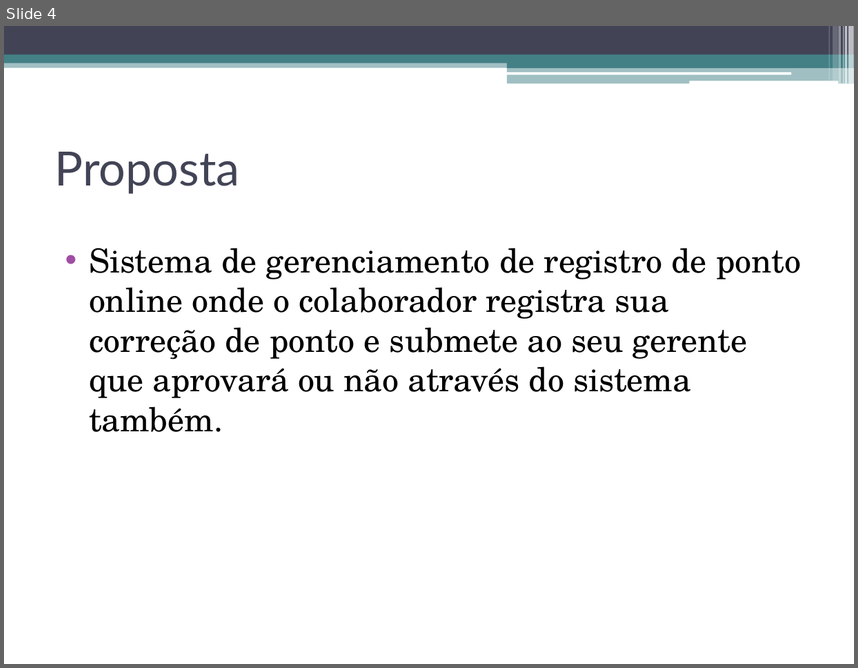
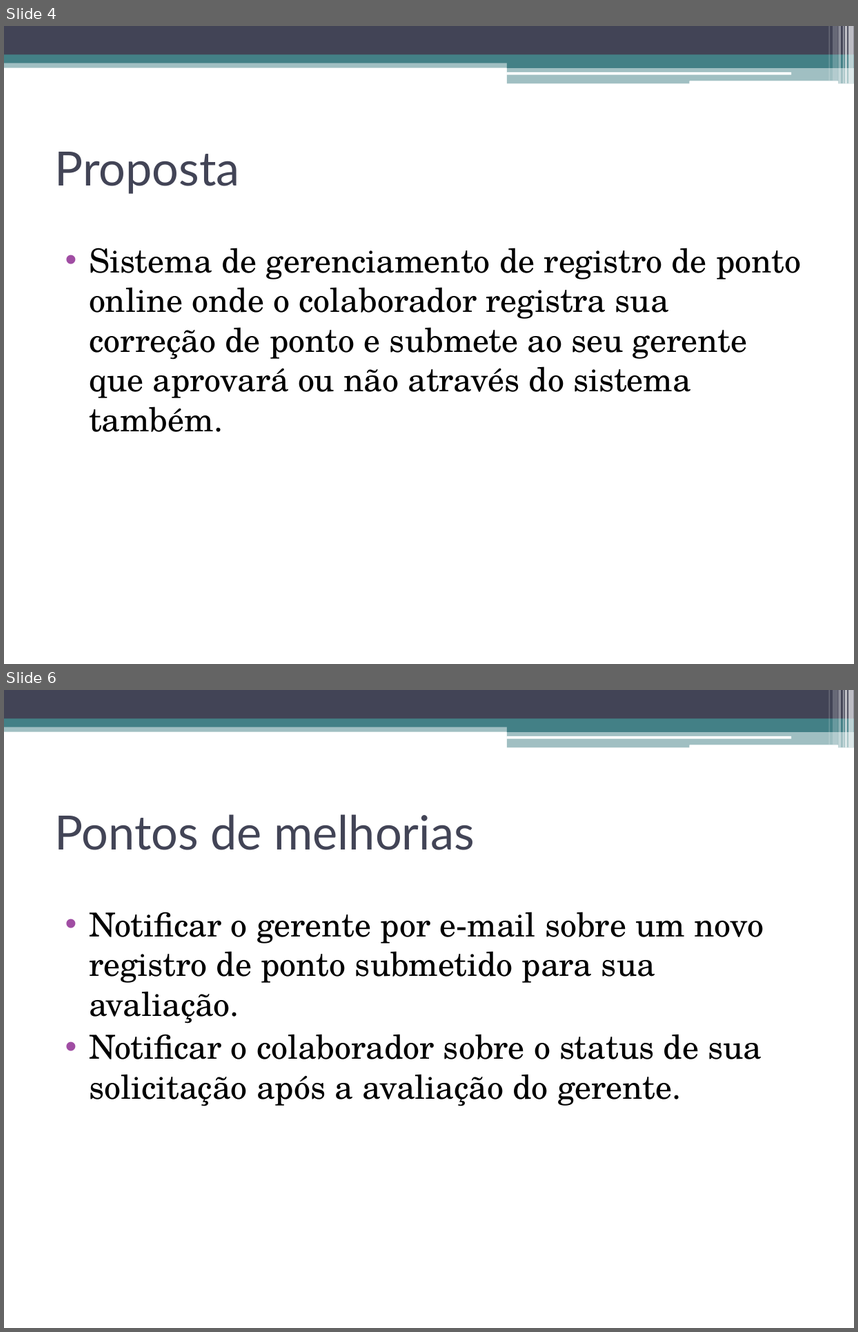
Before and after one commit to thiagofc/RubyOnRails, a slide deck: hours_colaborator/Hours Collaborator.pptx. Shown one above the other, each under a label of ours: slide 4 before the commit, slides 4 and 6 after it; the slides between them are not shown. The pictures are 858x668 and 858x1332 pixels, drawn with LibreOffice and Linux fonts; fonts in the diff are those of the drawing. Boxes give left, top, right and bottom in pixels: in the first picture for what was removed or moved away, otherwise in the second. Text is boxed around its words. In the diff, an @@ line names an element or a change of style, - is before the commit and + after.

```diff
--- a/hours_colaborator/Hours Collaborator.pptx
+++ b/hours_colaborator/Hours Collaborator.pptx
@@ slide 6 added at bbox=[4, 690, 854, 1328], background #FFFFFF; not listed: 13 template elements that a slide beside it also shows @@
@@ title added at bbox=[55, 814, 474, 850], 40 pt, text #424456 @@
+Pontos de melhorias
@@ text added at bbox=[89, 911, 764, 1106], 28 pt, text #000000 @@
+• Notificar o gerente por e-mail sobre um novo registro de ponto submetido para sua avaliação.
+• Notificar o colaborador sobre o status de sua solicitação após a avaliação do gerente.
```
Also in this commit, not shown: 1 slide changed, 2 other slides added.
